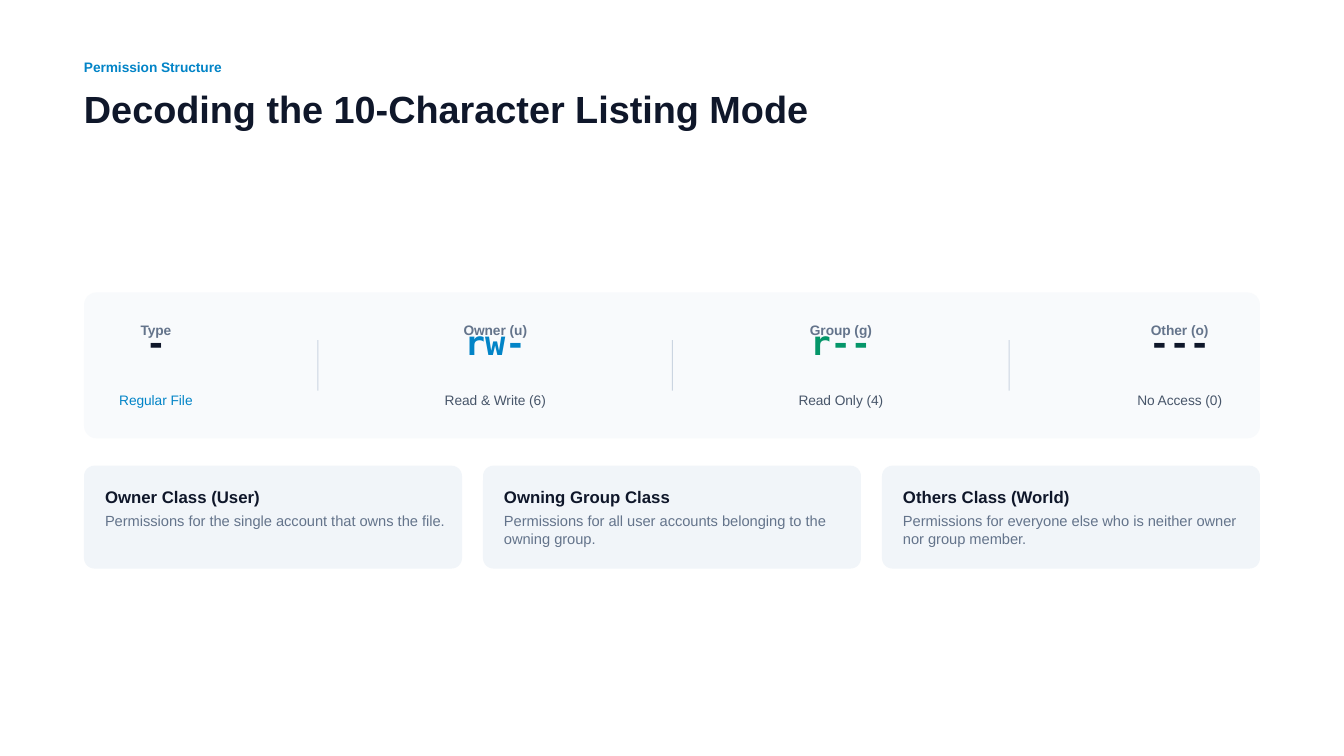
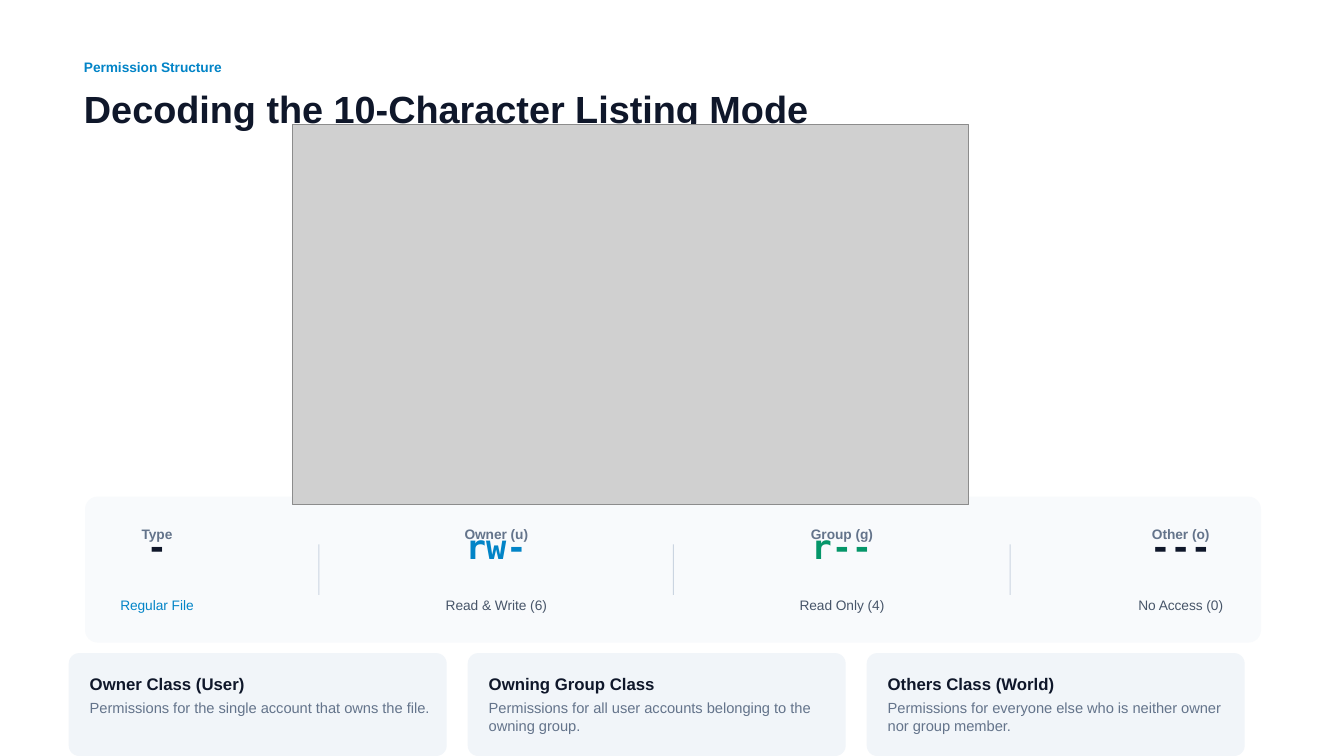
Before and after one commit to flybfree/Linux_Introduction_recovered, a slide deck: slide 5 of Presentation/Lesson 4_ Users, Groups, and Permissions.pptx. Drawn at 1344x756 pixels with LibreOffice and Linux fonts; fonts in the diff are those of the drawing; grey boxes stand for pictures. Boxes give left, top, right and bottom in pixels: in the first picture for what was removed or moved away, otherwise in the second. Text is boxed around its words. In the diff, an @@ line names an element or a change of style, - is before the commit and + after.

```diff
--- a/Presentation/Lesson 4_ Users, Groups, and Permissions.pptx
+++ b/Presentation/Lesson 4_ Users, Groups, and Permissions.pptx
@@ picture added at box(292, 124, 969, 505) @@
@@ 12 texts, 3 rectangles, 1 rounded rectangle: place and size @@
-12 texts, 3 rectangles, 1 rounded rectangle at box(84, 292, 1260, 439)
+12 texts, 3 rectangles, 1 rounded rectangle at box(85, 497, 1261, 643)
@@ 3 rounded rectangles: place and size @@
-3 rounded rectangles at box(84, 466, 1260, 569)
+3 rounded rectangles at box(69, 653, 1245, 756)
@@ 6 texts: place and size @@
-6 texts at box(105, 491, 1237, 547)
+6 texts at box(90, 678, 1221, 734)
```
Also in this commit, not shown: 8 other slides changed, 7 other files.
